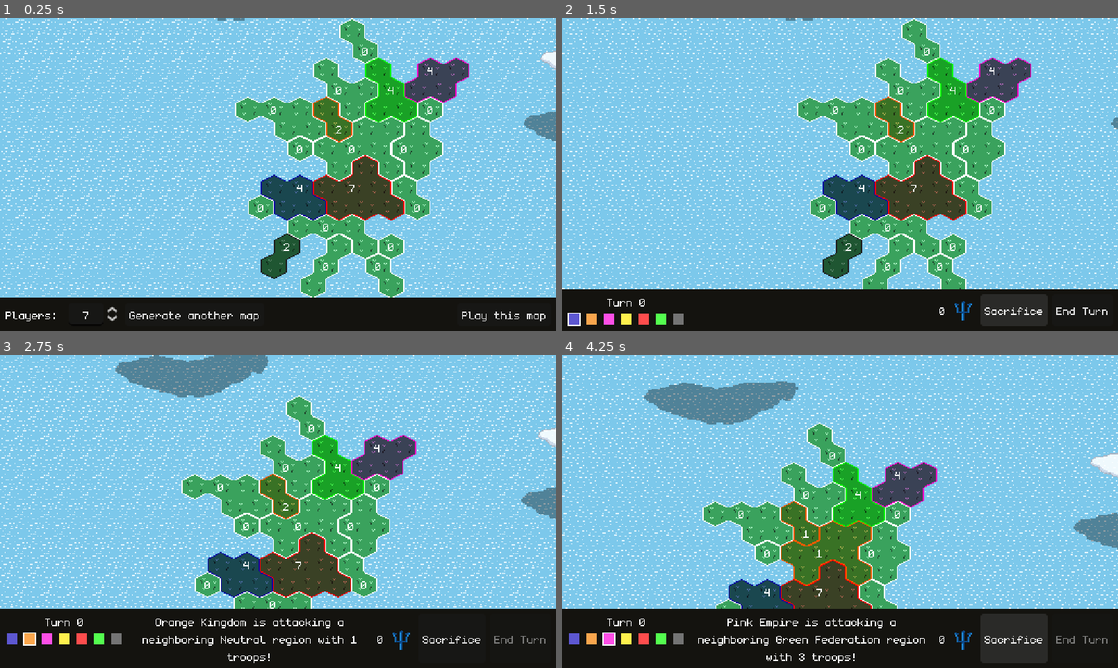
Above: before the commit, frames 1-4 (two rows, left to right).
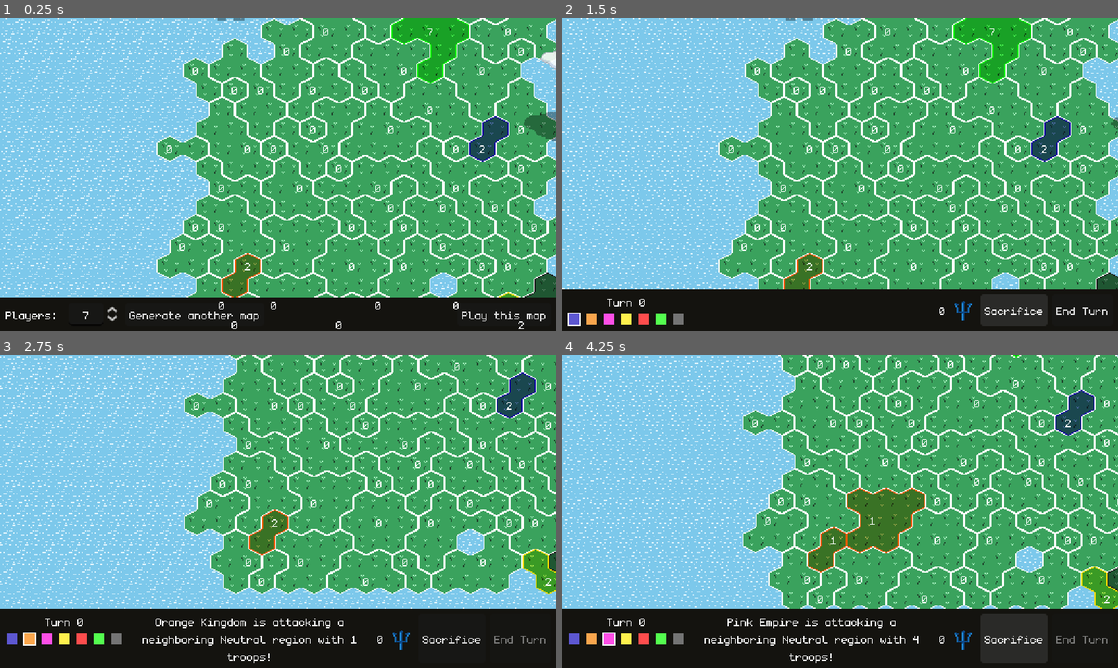
Above: after the commit, the same moments.

Repository: feored/LD54
Game: Godot game, scene res://scenes/main.tscn
The game is run twice, just before and just after one commit, with the same random seed, the same clock (stepped at 60 frames per second) and the same inputs.
Inputs:
- Up to frame 1 (0.25 s): no input
- Up to frame 2 (1.5 s): click "Play this map" at 0.5 s; click "Sacrifice" at 1.25 s
- Up to frame 3 (2.75 s): click "End Turn" at 2 s
- Up to frame 4 (4.25 s): click "Sacrifice" at 2.75 s; click "Sacrifice" at 3.5 s

The runs differ from the first frame. In frame 1, 46% of the frame differs, in the area x 28-100%, y 0-100%; in frame 2, 45%; in frame 3, 50%; in frame 4, 55%, in the area x 0-100%, y 0-99%.

Commit message:
fix size

Diff:
--- a/world/gen.gd
+++ b/world/gen.gd
@@ -41,7 +41,7 @@
 
 func generate_island():
 	const n_tiles_max = Constants.WORLD_BOUNDS.x * Constants.WORLD_BOUNDS.y * 4
-	var n_tiles_target = round(n_tiles_max * 0.1)# Utils.rng.randf_range(0.25, 0.5))
+	var n_tiles_target = round(n_tiles_max * Utils.rng.randf_range(0.1, 0.5))
 	spawn_cell(Constants.WORLD_CENTER, Constants.NO_TEAM)
 	var used_cells_coords = self.tiles.keys()
 	while ((used_cells_coords.size() < n_tiles_target)):
@@ -209,7 +209,7 @@
 func generate_disaster(global_turn):
 	# only sinking tiles for now
 	var n = self.tiles.size()
-	var total_disasters = min(n, global_turn * min(int(n / 10.0), 10))
+	var total_disasters = min(n, global_turn * int(n / 10.0))
 	if (global_turn <= Constants.SINK_GRACE_PERIOD):
 		total_disasters = 0
 	var disasters_dealt = 0
